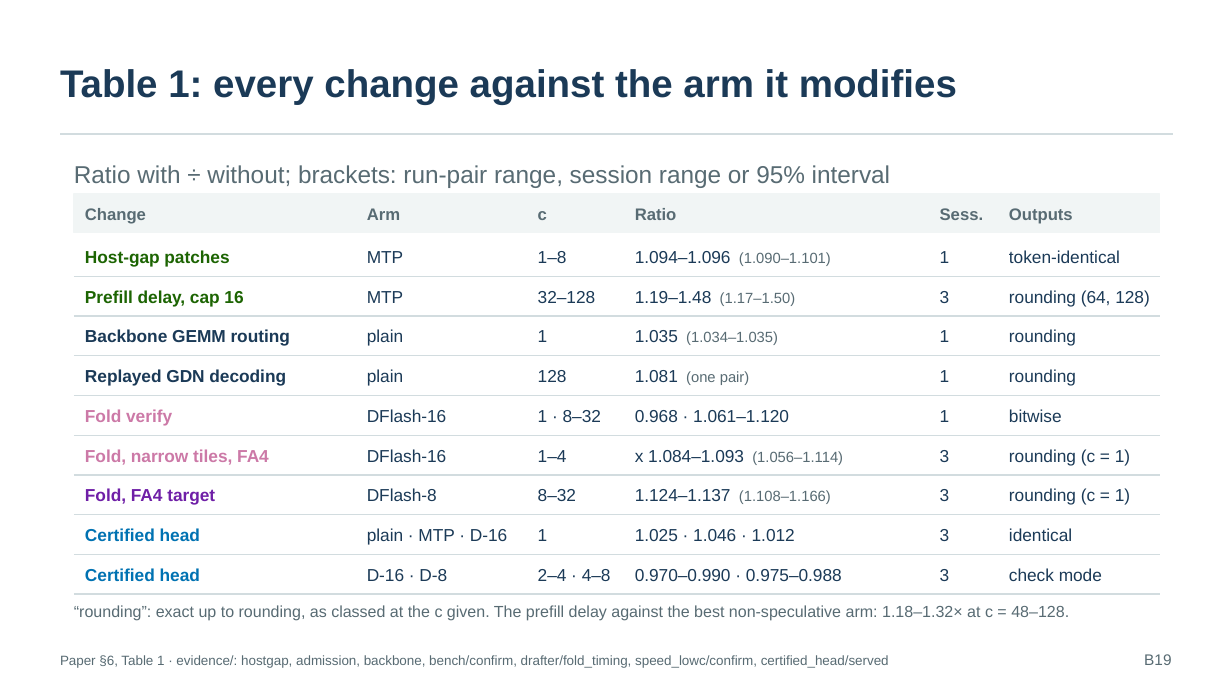
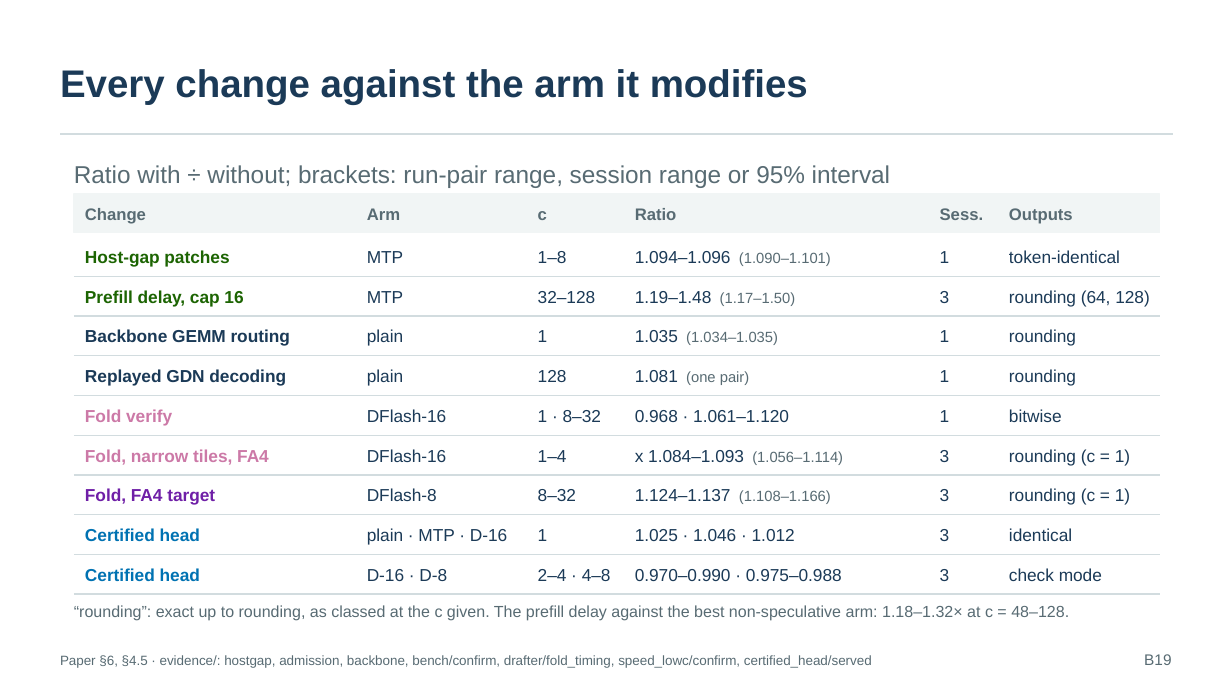
Before and after one commit to SamMausberg/verified-progress, a slide deck: slide 36 of presentation/verifier_paper_talk.pptx (slide 35 before the commit). Drawn at 1232x693 pixels with LibreOffice and Linux fonts; fonts in the diff are those of the drawing. Boxes give left, top, right and bottom in pixels: in the first picture for what was removed or moved away, otherwise in the second. Text is boxed around its words. In the diff, an @@ line names an element or a change of style, - is before the commit and + after.

```diff
--- a/presentation/verifier_paper_talk.pptx
+++ b/presentation/verifier_paper_talk.pptx
@@ text at [60, 69, 808, 105]: text changed @@
-Table 1: every change against the arm it modifies
+Every change against the arm it modifies
@@ text at [60, 655, 872, 668]: text changed @@
-Paper §6, Table 1 · evidence/: hostgap, admission, backbone, bench/confirm, drafter/fold_timing, speed_lowc/confirm, certified_head/served
+Paper §6, §4.5 · evidence/: hostgap, admission, backbone, bench/confirm, drafter/fold_timing, speed_lowc/confirm, certified_head/served
```
Also in this commit, not shown: 27 other slides changed, 2 slides added, 2 slides removed, 3 other files.
